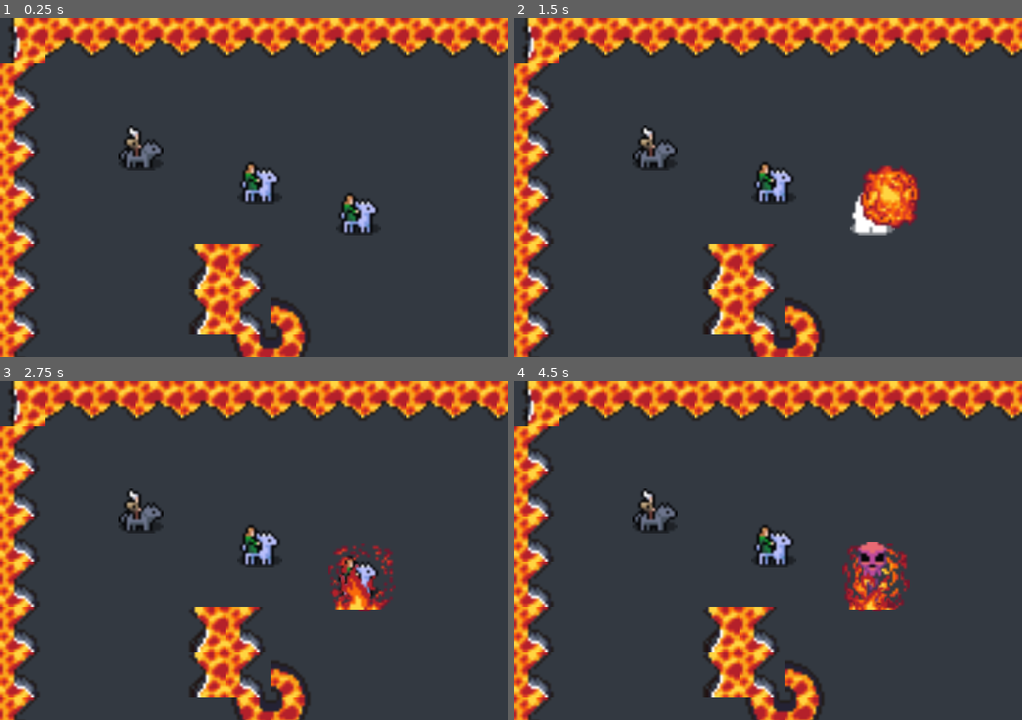
Above: before the commit, frames 1-4 (two rows, left to right).
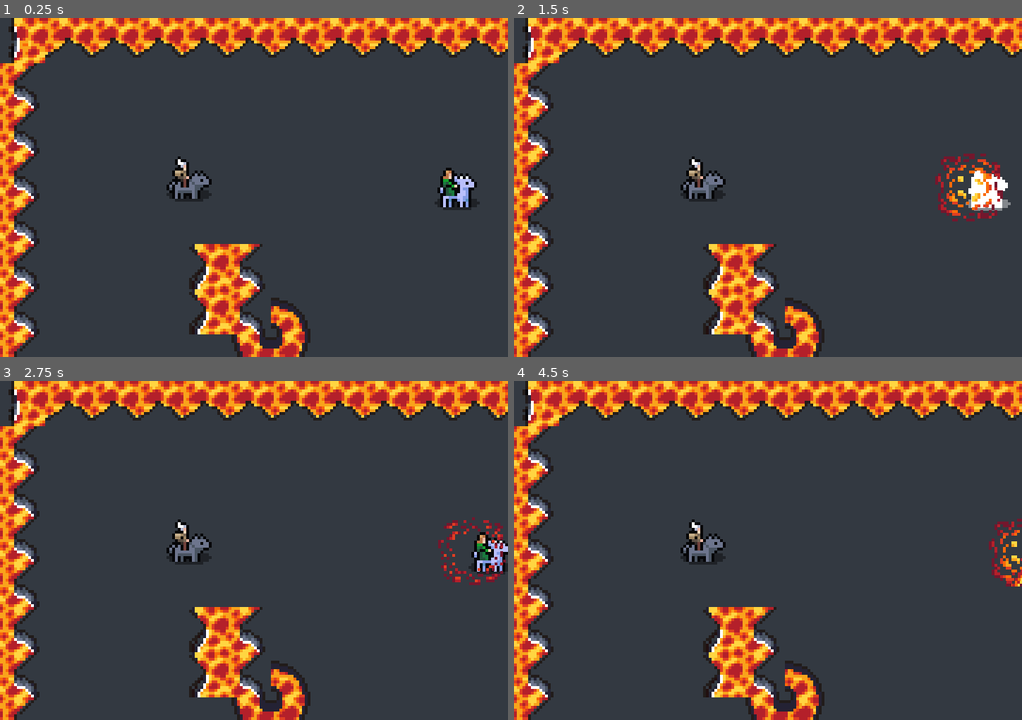
Above: after the commit, the same moments.

Repository: Snayff/not_quite_paradise4
Game: Godot game, scene res://world.tscn
Two runs of this game, one before a commit and one after it. Both use one fixed random seed, a clock stepped at 60 frames per second and the inputs below.
Inputs:
- Up to frame 1 (0.25 s): no input
- Up to frame 2 (1.5 s): tap Enter at 0.5 s
- Up to frame 3 (2.75 s): no input
- Up to frame 4 (4.5 s): no input

The runs differ from the first frame. In frame 1, 9.3% of the frame differs, in the area x 0-100%, y 0-100%; in frame 2, 11%; in frame 3, 11%; in frame 4, 10%.

Commit message:
fixed rigidbody physics
linear damp, mass etc. weren't working. Had to rebuild CombatActor scene by duplicating then reconfiguring to same settings.

Diff:
--- a/project.godot
+++ b/project.godot
@@ -40,3 +40,7 @@
 
 2d/default_gravity=0.0
 2d/default_gravity_vector=Vector2(0, 0)
+
+[rendering]
+
+textures/canvas_textures/default_texture_filter=0
--- a/scenes/abcs/combat_active.gd
+++ b/scenes/abcs/combat_active.gd
@@ -24,6 +24,7 @@
 
 var target_actor: CombatActor
 var target_position: Vector2  ## NOTE: not used
+var is_active: bool = true  ## whether the CombatActive is functioning or not
 
 
 func _ready() -> void:
@@ -40,9 +41,13 @@
 	# config effect chain
 	_effect_chain.set_caster(_creator)
 
+
 func cast()-> void:  # NOTE: should this be in an activation node?
 	if not target_actor is CombatActor and not target_position is Vector2:
 		push_error("CombatActive: No target given to cast.")
+		return
+
+	if not is_active:  # FIXME: this approach means the CombatActive will just keep looping the cooldown, rather than staying ready
 		return
 
 	var projectile: PhysicalProjectile = _projectile_spawner.spawn_scene(_projectile_position.global_position)
@@ -57,6 +62,7 @@
 		projectile.set_target_position(target_position)
 	projectile.hit_valid_target.connect(_effect_chain.on_hit)
 
+
 func set_target_actor(actor: CombatActor) -> void:
 	if actor is CombatActor:
 		target_actor = actor
--- a/scenes/abcs/combat_actor.gd
+++ b/scenes/abcs/combat_actor.gd
@@ -1,7 +1,7 @@
 @icon("res://assets/node_icons/actor.png")
 ## entity that can move and fight in combat
 class_name CombatActor
-extends Node2D
+extends RigidBody2D
 
 
 signal target_changed(actor: CombatActor)  ## changed target to new combat_actor
@@ -31,3 +31,8 @@
 				target_changed.connect(child.set_target_actor)
 
 	target_changed.emit(target)
+
+func _integrate_forces(state: PhysicsDirectBodyState2D) -> void:
+	# stop sprite spinning
+	rotation_degrees = 0
+	#linear_velocity = linear_velocity * 0.9
--- a/scenes/abcs/combat_actor.tscn
+++ b/scenes/abcs/combat_actor.tscn
@@ -1,15 +1,16 @@
-[gd_scene load_steps=10 format=3 uid="uid://0of6a72gstpj"]
+[gd_scene load_steps=10 format=3 uid="uid://cgd54nt0un6ix"]
 
-[ext_resource type="Script" path="res://scenes/abcs/combat_actor.gd" id="1_7siy7"]
-[ext_resource type="Script" path="res://scripts/components/functionals/hurtbox.gd" id="2_fwdkd"]
-[ext_resource type="Script" path="res://scripts/components/functionals/allegiance.gd" id="3_wb4p5"]
-[ext_resource type="Script" path="res://scripts/components/functionals/death_trigger.gd" id="4_jbu0c"]
-[ext_resource type="Script" path="res://scripts/components/functionals/spawner.gd" id="5_8f86d"]
-[ext_resource type="Script" path="res://scripts/components/visuals/flash.gd" id="6_e1his"]
-[ext_resource type="Script" path="res://scripts/components/functionals/resource.gd" id="7_1mgn1"]
-[ext_resource type="Script" path="res://scripts/components/functionals/tags.gd" id="8_ni5ln"]
+[ext_resource type="Script" path="res://scenes/abcs/combat_actor.gd" id="1_7c8xu"]
+[ext_resource type="Script" path="res://scripts/components/functionals/hurtbox.gd" id="2_24d4q"]
+[ext_resource type="Script" path="res://scripts/components/functionals/allegiance.gd" id="3_y0mah"]
+[ext_resource type="Script" path="res://scripts/components/functionals/death_trigger.gd" id="4_4tuqr"]
+[ext_resource type="Script" path="res://scripts/components/functionals/spawner.gd" id="5_wut4g"]
+[ext_resource type="Script" path="res://scripts/components/visuals/flash.gd" id="6_uyev7"]
+[ext_resource type="Script" path="res://scripts/components/functionals/resource.gd" id="7_1jndp"]
+[ext_resource type="Script" path="res://scripts/components/functionals/tags.gd" id="8_5531i"]
 
 [sub_resource type="SpriteFrames" id="SpriteFrames_vxvtc"]
+resource_local_to_scene = true
 animations = [{
 "frames": [],
 "loop": true,
@@ -22,63 +23,68 @@
 "speed": 5.0
 }]
 
-[node name="CombatActor" type="Node2D"]
-script = ExtResource("1_7siy7")
+[node name="CombatActor2" type="RigidBody2D"]
+collision_layer = 5
+collision_mask = 5
+gravity_scale = 0.0
+can_sleep = false
+lock_rotation = true
+linear_damp = 1.0
+script = ExtResource("1_7c8xu")
+
+[node name="CollisionShape2D" type="CollisionShape2D" parent="."]
 
 [node name="AnimatedSprite2D" type="AnimatedSprite2D" parent="."]
 sprite_frames = SubResource("SpriteFrames_vxvtc")
 animation = &"idle"
 autoplay = "idle"
 
-[node name="RigidBody2D" type="RigidBody2D" parent="."]
-
-[node name="CollisionShape2D" type="CollisionShape2D" parent="RigidBody2D"]
-
 [node name="HurtboxComponent" type="Area2D" parent="." node_paths=PackedStringArray("root")]
 unique_name_in_owner = true
+collision_layer = 5
 collision_mask = 0
 monitoring = false
-script = ExtResource("2_fwdkd")
+script = ExtResource("2_24d4q")
 root = NodePath("..")
 
 [node name="CollisionShape2D" type="CollisionShape2D" parent="HurtboxComponent"]
 
 [node name="Allegiance" type="Node" parent="." node_paths=PackedStringArray("hurtbox", "root_actor")]
 unique_name_in_owner = true
-script = ExtResource("3_wb4p5")
+script = ExtResource("3_y0mah")
 hurtbox = NodePath("../HurtboxComponent")
 root_actor = NodePath("..")
 
 [node name="DeathTrigger" type="Node" parent="." node_paths=PackedStringArray("_root", "_resource", "_destroy_effect_spawner")]
-script = ExtResource("4_jbu0c")
+script = ExtResource("4_4tuqr")
 _root = NodePath("..")
 _resource = NodePath("../Health")
 _destroy_effect_spawner = NodePath("../DeathEffectSpawner")
 
 [node name="DeathEffectSpawner" type="Node2D" parent="."]
-script = ExtResource("5_8f86d")
+script = ExtResource("5_wut4g")
 
 [node name="OnHitFlash" type="Node" parent="." node_paths=PackedStringArray("sprite")]
 unique_name_in_owner = true
-script = ExtResource("6_e1his")
+script = ExtResource("6_uyev7")
 sprite = NodePath("../AnimatedSprite2D")
 
 [node name="Health" type="Node" parent="."]
 unique_name_in_owner = true
-script = ExtResource("7_1mgn1")
+script = ExtResource("7_1jndp")
 max_value = 2
 
 [node name="Stamina" type="Node" parent="."]
-script = ExtResource("7_1mgn1")
+script = ExtResource("7_1jndp")
 _value = 10
 max_value = 10
 
 [node name="ProjectilePosition" type="Marker2D" parent="."]
 
 [node name="Tags" type="Node" parent="."]
-script = ExtResource("8_ni5ln")
+script = ExtResource("8_5531i")
 _tags = Array[int]([3])
 
 [node name="ReusableSpawner" type="Node2D" parent="."]
 unique_name_in_owner = true
-script = ExtResource("5_8f86d")
+script = ExtResource("5_wut4g")
--- a/scenes/abcs/physical_projectile.gd
+++ b/scenes/abcs/physical_projectile.gd
@@ -25,10 +25,12 @@
 var target_resource: ResourceComponent  ## the resource damaged when the attached Hurtbox is hit
 var speed: float  = 0.5 ## must be >0
 var effect_chain: EffectChain  ## effect chain to be called when hitting valid target
+var force: Vector2 = Vector2.ZERO
 
 
 func _ready() -> void:
 	hitbox.hit_hurtbox.connect(_on_hit)
+	hit_valid_target.connect(death_trigger.activate.unbind(1))
 
 	movement_component.speed = speed
 
@@ -36,6 +38,12 @@
 		disable()
 
 	_update_hitbox_collision()
+
+func _integrate_forces(state: PhysicsDirectBodyState2D) -> void:
+	if target_actor == null:
+		return
+
+	apply_central_impulse(force)
 
 func _process(delta: float) -> void:
 	if movement_component.distance_travelled >= travel_range:
--- a/scenes/abcs/physical_projectile.tscn
+++ b/scenes/abcs/physical_projectile.tscn
@@ -9,6 +9,10 @@
 [sub_resource type="SpriteFrames" id="SpriteFrames_c16yo"]
 
 [node name="PhysicalProjectile" type="RigidBody2D"]
+collision_layer = 5
+collision_mask = 5
+gravity_scale = 0.0
+can_sleep = false
 script = ExtResource("1_xfppo")
 
 [node name="CollisionShape2D" type="CollisionShape2D" parent="."]
@@ -21,7 +25,7 @@
 [node name="HitboxComponent" type="Area2D" parent="."]
 unique_name_in_owner = true
 collision_layer = 0
-collision_mask = 0
+collision_mask = 5
 monitorable = false
 script = ExtResource("2_3ly8p")
 
--- a/scenes/combat_actives/fireblast.tscn
+++ b/scenes/combat_actives/fireblast.tscn
@@ -2,7 +2,7 @@
 
 [ext_resource type="PackedScene" uid="uid://cn8jpy03lpd4m" path="res://scenes/abcs/combat_active.tscn" id="1_34rtn"]
 [ext_resource type="PackedScene" uid="uid://fbgfulkn14kk" path="res://scenes/projectiles/fireball.tscn" id="2_figyj"]
-[ext_resource type="Script" path="res://scripts/effect_chains/fireblast.gd" id="3_rbbfq"]
+[ext_resource type="Script" path="res://scripts/effect_chains/fireblast_effect_chain.gd" id="3_2b3ux"]
 [ext_resource type="PackedScene" uid="uid://dy4cr4ku2spty" path="res://scenes/effects/fire.tscn" id="4_0h3fc"]
 
 [node name="Fireblast" instance=ExtResource("1_34rtn")]
@@ -14,5 +14,5 @@
 
 [node name="EffectChain" type="Node" parent="." index="2"]
 unique_name_in_owner = true
-script = ExtResource("3_rbbfq")
+script = ExtResource("3_2b3ux")
 _repeat_damage_animation = ExtResource("4_0h3fc")
--- a/scenes/combat_actors/horsey_rider.tscn
+++ b/scenes/combat_actors/horsey_rider.tscn
@@ -1,17 +1,20 @@
-[gd_scene load_steps=10 format=3 uid="uid://crlrjwg1g5vtc"]
+[gd_scene load_steps=10 format=3 uid="uid://bkqc7x4yp0pn2"]
 
-[ext_resource type="PackedScene" uid="uid://0of6a72gstpj" path="res://scenes/abcs/combat_actor.tscn" id="1_wekre"]
-[ext_resource type="Texture2D" uid="uid://dldmflst28sas" path="res://assets/actors/horse_rider/RampartSpriteFemale-Right(Frame1).png" id="2_47her"]
-[ext_resource type="Texture2D" uid="uid://b0ioe50hirnxg" path="res://assets/actors/horse_rider/RampartSpriteFemale-Right(Frame2).png" id="3_u27cx"]
-[ext_resource type="Texture2D" uid="uid://ffba1pgjsx4n" path="res://assets/actors/horse_rider/RampartSpriteFemale-Right(Frame3).png" id="4_85r4q"]
-[ext_resource type="Texture2D" uid="uid://dwxusomrgbenr" path="res://assets/actors/horse_rider/RampartSpriteFemale-Right(Frame4).png" id="5_dg0kh"]
-[ext_resource type="PackedScene" uid="uid://kupnh58vddx7" path="res://scenes/effects/death.tscn" id="6_n6jvf"]
+[ext_resource type="PackedScene" uid="uid://cgd54nt0un6ix" path="res://scenes/abcs/combat_actor.tscn" id="1_2tlmc"]
+[ext_resource type="Texture2D" uid="uid://dldmflst28sas" path="res://assets/actors/horse_rider/RampartSpriteFemale-Right(Frame1).png" id="2_legq8"]
+[ext_resource type="Texture2D" uid="uid://b0ioe50hirnxg" path="res://assets/actors/horse_rider/RampartSpriteFemale-Right(Frame2).png" id="3_ityd4"]
+[ext_resource type="Texture2D" uid="uid://ffba1pgjsx4n" path="res://assets/actors/horse_rider/RampartSpriteFemale-Right(Frame3).png" id="4_evaqq"]
+[ext_resource type="Texture2D" uid="uid://dwxusomrgbenr" path="res://assets/actors/horse_rider/RampartSpriteFemale-Right(Frame4).png" id="5_dgnbb"]
+[ext_resource type="PackedScene" uid="uid://kupnh58vddx7" path="res://scenes/effects/death.tscn" id="6_utgjv"]
 
-[sub_resource type="SpriteFrames" id="SpriteFrames_k5smb"]
+[sub_resource type="CircleShape2D" id="CircleShape2D_yg56m"]
+radius = 6.0
+
+[sub_resource type="SpriteFrames" id="SpriteFrames_fdb4c"]
 animations = [{
 "frames": [{
 "duration": 1.0,
-"texture": ExtResource("2_47her")
+"texture": ExtResource("2_legq8")
 }],
 "loop": true,
 "name": &"idle",
@@ -19,47 +22,49 @@
 }, {
 "frames": [{
 "duration": 1.0,
-"texture": ExtResource("2_47her")
+"texture": ExtResource("2_legq8")
 }, {
 "duration": 1.0,
-"texture": ExtResource("3_u27cx")
+"texture": ExtResource("3_ityd4")
 }, {
 "duration": 1.0,
-"texture": ExtResource("4_85r4q")
+"texture": ExtResource("4_evaqq")
 }, {
 "duration": 1.0,
-"texture": ExtResource("5_dg0kh")
+"texture": ExtResource("5_dgnbb")
 }],
 "loop": true,
 "name": &"move",
 "speed": 5.0
 }]
 
-[sub_resource type="CircleShape2D" id="CircleShape2D_4njet"]
-radius = 6.0
+[sub_resource type="CircleShape2D" id="CircleShape2D_346nu"]
+radius = 7.0
 
-[sub_resource type="CircleShape2D" id="CircleShape2D_1e663"]
-radius = 6.0
+[node name="HorseyRider2" instance=ExtResource("1_2tlmc")]
 
-[node name="HorseyRider" instance=ExtResource("1_wekre")]
+[node name="CollisionShape2D" parent="." index="0"]
+shape = SubResource("CircleShape2D_yg56m")
 
-[node name="AnimatedSprite2D" parent="." index="0"]
-sprite_frames = SubResource("SpriteFrames_k5smb")
+[node name="AnimatedSprite2D" parent="." index="1"]
+sprite_frames = SubResource("SpriteFrames_fdb4c")
+animation = &"move"
 
-[node name="CollisionShape2D" parent="RigidBody2D" index="0"]
-position = Vector2(0, 1)
-shape = SubResource("CircleShape2D_4njet")
+[node name="HurtboxComponent" parent="." index="2"]
+collision_layer = 4
 
 [node name="CollisionShape2D" parent="HurtboxComponent" index="0"]
-position = Vector2(0, 1)
-shape = SubResource("CircleShape2D_1e663")
+shape = SubResource("CircleShape2D_346nu")
+
+[node name="Allegiance" parent="." index="3"]
+team = 1
 
 [node name="DeathEffectSpawner" parent="." index="5"]
-scene = ExtResource("6_n6jvf")
+scene = ExtResource("6_utgjv")
 
 [node name="Health" parent="." index="7"]
 _value = 10
 max_value = 10
 
 [node name="ProjectilePosition" parent="." index="9"]
-position = Vector2(12, 0)
+position = Vector2(13, 0)
--- a/scenes/combat_actors/wolf_rider.tscn
+++ b/scenes/combat_actors/wolf_rider.tscn
@@ -1,18 +1,20 @@
-[gd_scene load_steps=11 format=3 uid="uid://b4xlnewit7p5l"]
+[gd_scene load_steps=10 format=3 uid="uid://cta4xur1b7ano"]
 
-[ext_resource type="PackedScene" uid="uid://0of6a72gstpj" path="res://scenes/abcs/combat_actor.tscn" id="1_8ep5a"]
-[ext_resource type="Texture2D" uid="uid://dopseo1w5jxrl" path="res://assets/actors/wolf_rider/StrongholdSpriteMale-Right(Frame1).png" id="2_ia004"]
-[ext_resource type="Texture2D" uid="uid://y6wkn3lkdhy1" path="res://assets/actors/wolf_rider/StrongholdSpriteMale-Right(Frame2).png" id="3_cqpjg"]
-[ext_resource type="Texture2D" uid="uid://dcdgt417cspcb" path="res://assets/actors/wolf_rider/StrongholdSpriteMale-Right(Frame3).png" id="4_1yqef"]
-[ext_resource type="Texture2D" uid="uid://bwamwonvpg20u" path="res://assets/actors/wolf_rider/StrongholdSpriteMale-Right(Frame4).png" id="5_c5krc"]
-[ext_resource type="PackedScene" uid="uid://kupnh58vddx7" path="res://scenes/effects/death.tscn" id="6_1q5kf"]
-[ext_resource type="PackedScene" uid="uid://lsbutqx8scoq" path="res://scenes/combat_actives/fireblast.tscn" id="7_7rdur"]
+[ext_resource type="PackedScene" uid="uid://cgd54nt0un6ix" path="res://scenes/abcs/combat_actor.tscn" id="1_m432m"]
+[ext_resource type="Texture2D" uid="uid://dopseo1w5jxrl" path="res://assets/actors/wolf_rider/StrongholdSpriteMale-Right(Frame1).png" id="2_2j4ap"]
+[ext_resource type="Texture2D" uid="uid://y6wkn3lkdhy1" path="res://assets/actors/wolf_rider/StrongholdSpriteMale-Right(Frame2).png" id="3_k08ba"]
+[ext_resource type="Texture2D" uid="uid://dcdgt417cspcb" path="res://assets/actors/wolf_rider/StrongholdSpriteMale-Right(Frame3).png" id="4_qq01u"]
+[ext_resource type="Texture2D" uid="uid://bwamwonvpg20u" path="res://assets/actors/wolf_rider/StrongholdSpriteMale-Right(Frame4).png" id="5_2jq15"]
+[ext_resource type="PackedScene" uid="uid://lsbutqx8scoq" path="res://scenes/combat_actives/fireblast.tscn" id="6_jm2bo"]
 
-[sub_resource type="SpriteFrames" id="SpriteFrames_fpxp7"]
+[sub_resource type="CircleShape2D" id="CircleShape2D_nvgpk"]
+radius = 6.0
+
+[sub_resource type="SpriteFrames" id="SpriteFrames_s36p7"]
 animations = [{
 "frames": [{
 "duration": 1.0,
-"texture": ExtResource("2_ia004")
+"texture": ExtResource("2_2j4ap")
 }],
 "loop": true,
 "name": &"idle",
@@ -20,53 +22,45 @@
 }, {
 "frames": [{
 "duration": 1.0,
-"texture": ExtResource("2_ia004")
+"texture": ExtResource("2_2j4ap")
 }, {
 "duration": 1.0,
-"texture": ExtResource("3_cqpjg")
+"texture": ExtResource("3_k08ba")
 }, {
 "duration": 1.0,
-"texture": ExtResource("4_1yqef")
+"texture": ExtResource("4_qq01u")
 }, {
 "duration": 1.0,
-"texture": ExtResource("5_c5krc")
+"texture": ExtResource("5_2jq15")
 }],
 "loop": true,
 "name": &"move",
 "speed": 5.0
 }]
 
-[sub_resource type="CircleShape2D" id="CircleShape2D_hw3ku"]
-radius = 6.0
+[sub_resource type="CircleShape2D" id="CircleShape2D_3e800"]
+radius = 7.0
 
-[sub_resource type="CircleShape2D" id="CircleShape2D_xglps"]
-radius = 6.0
+[node name="WolfRider" instance=ExtResource("1_m432m")]
 
-[node name="WolfRider" instance=ExtResource("1_8ep5a")]
+[node name="CollisionShape2D" parent="." index="0"]
+shape = SubResource("CircleShape2D_nvgpk")
 
-[node name="AnimatedSprite2D" parent="." index="0"]
-sprite_frames = SubResource("SpriteFrames_fpxp7")
-
-[node name="CollisionShape2D" parent="RigidBody2D" index="0"]
-position = Vector2(-1, 2)
-shape = SubResource("CircleShape2D_hw3ku")
+[node name="AnimatedSprite2D" parent="." index="1"]
+sprite_frames = SubResource("SpriteFrames_s36p7")
 
 [node name="CollisionShape2D" parent="HurtboxComponent" index="0"]
-position = Vector2(-1, 2)
-shape = SubResource("CircleShape2D_xglps")
+shape = SubResource("CircleShape2D_3e800")
 
-[node name="DeathTrigger" parent="." index="4" node_paths=PackedStringArray("_root", "_resource", "_destroy_effect_spawner")]
-_root = NodePath("..")
-_resource = NodePath("../Health")
-_destroy_effect_spawner = NodePath("../DeathEffectSpawner")
+[node name="Health" parent="." index="7"]
+_value = 10
+max_value = 10
 
-[node name="DeathEffectSpawner" parent="." index="5"]
-scene = ExtResource("6_1q5kf")
+[node name="ProjectilePosition" parent="." index="9"]
+position = Vector2(12, 0)
 
-[node name="Fireblast" parent="." index="9" node_paths=PackedStringArray("_creator", "_allegiance", "_projectile_position") instance=ExtResource("7_7rdur")]
+[node name="Fireblast" parent="." index="12" node_paths=PackedStringArray("_creator", "_allegiance", "_projectile_position") instance=ExtResource("6_jm2bo")]
 _creator = NodePath("..")
 _allegiance = NodePath("../Allegiance")
 _projectile_position = NodePath("../ProjectilePosition")
-
-[node name="ProjectilePosition" parent="." index="10"]
-position = Vector2(11, 0)
+_delivery_method = "projectile"
--- a/scripts/components/functionals/hurtbox.gd
+++ b/scripts/components/functionals/hurtbox.gd
@@ -11,9 +11,6 @@
 @export var root: CombatActor  ## the actor that created the thing that used this hitbox
 
 
-func _ready() -> void:
-	assert(root is CombatActor, "Missing `root`.")
-
 var is_invincible = false:  # NOTE: probs needs moving to some central status effects
 	# disable and enable collision shapes on the hurtbox when is_invincible is changed.
 	set(value):
@@ -25,3 +22,6 @@
 			# Use call deferred to make sure this doesn't happen in the middle of the
 			# physics process
 			child.set_deferred("disabled", is_invincible)
+
+func _ready() -> void:
+	assert(root is CombatActor, "Missing `root`.")
--- a/scripts/components/functionals/movement.gd
+++ b/scripts/components/functionals/movement.gd
@@ -20,11 +20,11 @@
 	assert(root is Node2D, "Misssing `root`. ")
 
 func _physics_process(delta: float) -> void:
-	if target_actor is CombatActor:
+	if is_instance_valid(target_actor):
 		# move towards target
 		_update_direction()
 		var force = direction * speed
-		root.apply_central_impulse(force)
+		root.force = force
 
 		# rotate towards target
 		root.rotation = direction.angle()
--- a/world.tscn
+++ b/world.tscn
@@ -60,12 +60,15 @@
 anchor_mode = 0
 zoom = Vector2(4, 4)
 
-[node name="WolfRider" parent="." node_paths=PackedStringArray("target") instance=ExtResource("2_1xjme")]
-position = Vector2(50, 46)
-target = NodePath("../HorseyRider")
+[node name="WolfRider2" parent="." node_paths=PackedStringArray("target") instance=ExtResource("5_gequ5")]
+position = Vector2(67, 57)
+collision_layer = 1
+collision_mask = 1
+linear_damp = 999999.0
+target = NodePath("../HorseyRider2")
 
-[node name="HorseyRider" parent="." instance=ExtResource("3_xkt6n")]
-position = Vector2(127, 69)
-
-[node name="HorseyRider2" parent="." instance=ExtResource("3_xkt6n")]
-position = Vector2(92, 58)
+[node name="HorseyRider2" parent="." instance=ExtResource("6_d7rtk")]
+position = Vector2(162, 60)
+collision_layer = 1
+collision_mask = 1
+linear_damp = 999999.0
Renamed: scripts/effect_chains/fireblast.gd -> scripts/effect_chains/fireblast_effect_chain.gd
Not shown, changed: todo.txt
Not shown: 1 places in world.tscn that only renumber resources
